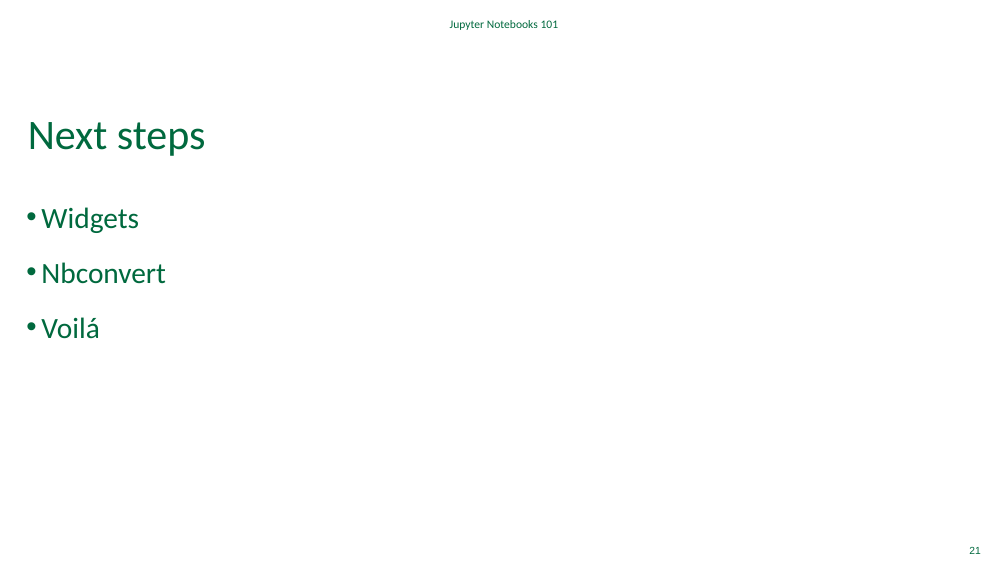
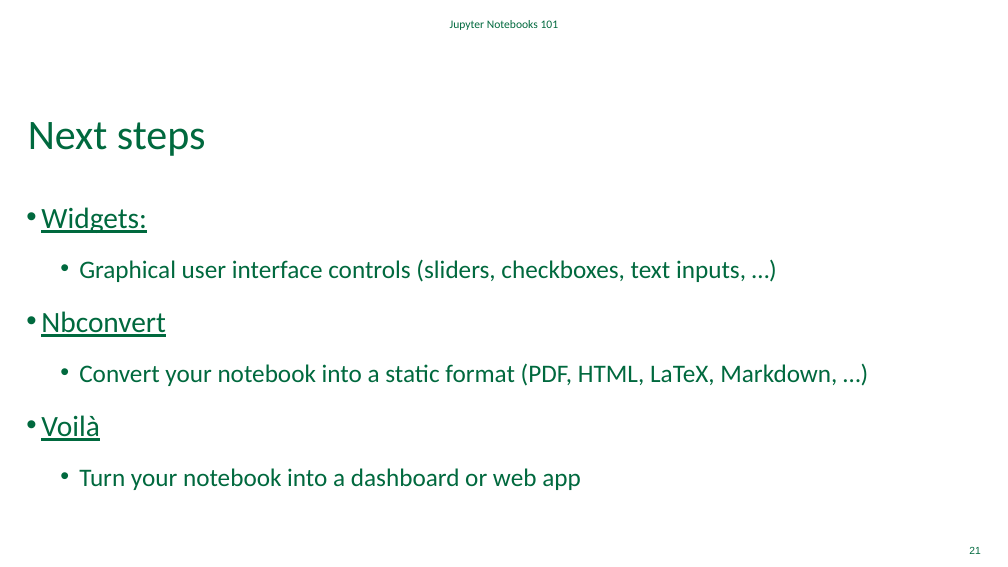
Before and after one commit to Dartmouth-Libraries/jupyter-notebooks-101, a slide deck: slide 21 of ppt/Jupyter-Notebooks-101.pptx. Drawn at 1008x567 pixels with LibreOffice and Linux fonts; fonts in the diff are those of the drawing; background and template pictures are left out. Boxes give left, top, right and bottom in pixels: in the first picture for what was removed or moved away, otherwise in the second. Text is boxed around its words. In the diff, an @@ line names an element or a change of style, - is before the commit and + after.

```diff
--- a/ppt/Jupyter-Notebooks-101.pptx
+++ b/ppt/Jupyter-Notebooks-101.pptx
@@ text at box(41, 207, 746, 282): text changed; size 28 to 24 pt @@
-• Widgets
+• Widgets:
+  • Graphical user interface controls (sliders, checkboxes, text inputs, …)
@@ text at box(41, 311, 166, 337): underline on in "Nbconvert" @@
@@ text at box(41, 363, 837, 490): text changed; size 28 to 24 pt @@
-• Voilá
+  • Convert your notebook into a static format (PDF, HTML, LaTeX, Markdown, …)
+• Voilà
+  • Turn your notebook into a dashboard or web app
```
Also in this commit, not shown: 6 other slides changed, 2 slides added, 8 other files.
